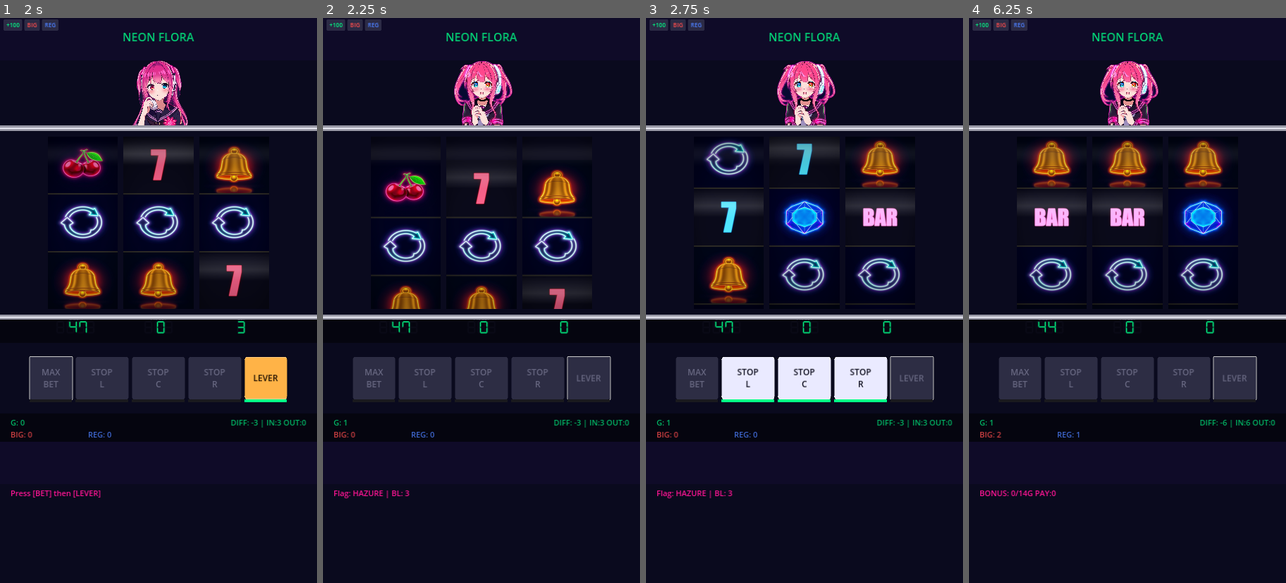
Above: before the commit, frames 1-4 (left to right).
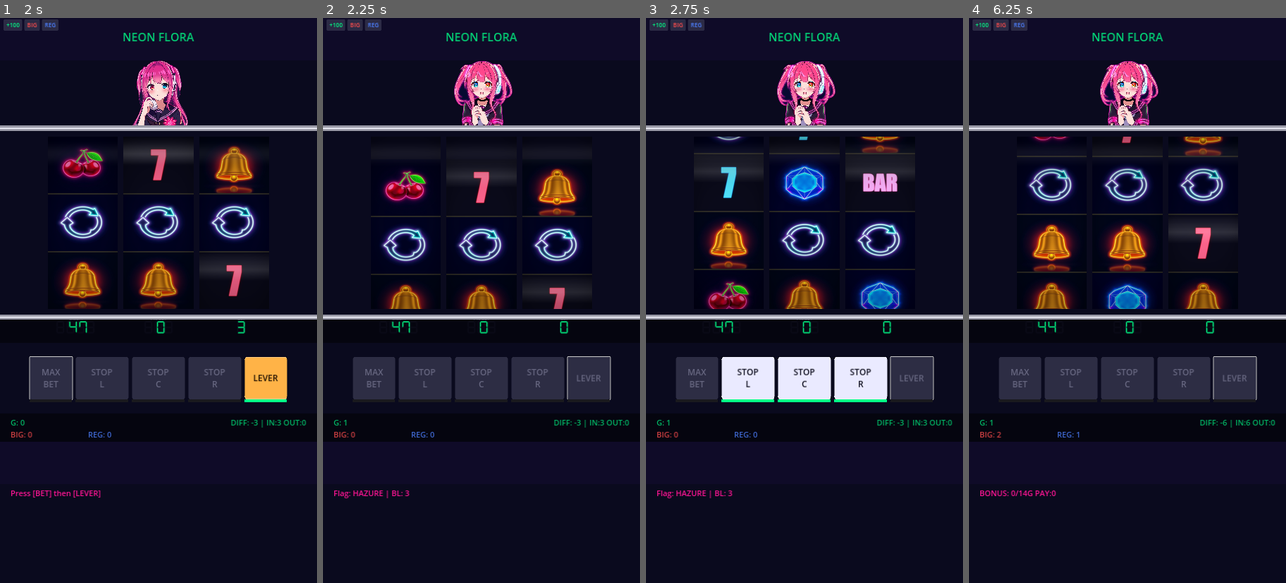
Above: after the commit, the same moments.

Repository: fechirin-cyber/neon-flora
Game: Godot game, scene res://scenes/TitleScreen.tscn
Two runs of this game, one before a commit and one after it. Both use one fixed random seed, a clock stepped at 60 frames per second and the inputs below. Sound files missing from this copy of the repository are replaced by a short silence.
Inputs:
- Up to frame 1 (2 s): click "PLAY" at 0.5 s; click "MAX BET" at 1.25 s
- Up to frame 2 (2.25 s): click "LEVER" at 2 s
- Up to frame 3 (2.75 s): no input
- Up to frame 4 (6.25 s): tap Enter at 2.75 s; hold D 2.78-3.53 s; tap B at 2.85 s; tap Space at 3.02, 3.77, 5.27, 6.02 s; tap Z at 3.6 s; hold D 4.28-5.78 s; tap X at 4.35 s; tap C at 5.1 s; tap R at 5.85 s

Frame 1 is identical in both runs. In frame 2, 2.6% of the frame differs, in the area x 15-85%, y 26-52%; in frame 3, 11%; in frame 4, 12%, in the area x 15-85%, y 21-52%.

Commit message:
fix: 複数図柄の同時揃いバグ修正 + リール速度微減(76RPM)
- reel_logic: BELL/ICE/REPLAY/CHERRYフラグ時に他の入賞役が
  同時に揃うことを防止する _would_complete_unwanted_line() 追加
- reel_strip: MAX_SPEED 4592→4360 (80RPM→76RPM)
  デジタル表示向け微調整

Co-Authored-By: Claude Opus 4.6 <noreply@anthropic.com>

Diff:
--- a/scripts/engine/reel_logic.gd
+++ b/scripts/engine/reel_logic.gd
@@ -49,28 +49,41 @@
 				reel_positions, reel_stopped)
 
 		PayTable.Flag.REPLAY:
-			# 5ライン対応: いずれかのラインでRPLを揃える（中段優先は滑り順で実現）
-			return _can_align_symbol_on_line(reel_idx, window, ReelData.RPL,
+			# 5ライン対応: RPLを揃えつつ、他の入賞役が同時に揃わないこと
+			if not _can_align_symbol_on_line(reel_idx, window, ReelData.RPL,
+					reel_positions, reel_stopped):
+				return false
+			return not _would_complete_unwanted_line(reel_idx, window, ReelData.RPL,
 				reel_positions, reel_stopped)
 
 		PayTable.Flag.CHERRY_2:
 			if reel_idx == 0:
 				return window[0] == ReelData.CHR or window[2] == ReelData.CHR
-			return true
+			# CENTER/RIGHT: 他の入賞役が揃わないこと
+			return not _would_complete_winning_line(reel_idx, window,
+				reel_positions, reel_stopped)
 
 		PayTable.Flag.CHERRY_4:
 			if reel_idx == 0:
 				return center_symbol == ReelData.CHR
-			return true
+			# CENTER/RIGHT: 他の入賞役が揃わないこと
+			return not _would_complete_winning_line(reel_idx, window,
+				reel_positions, reel_stopped)
 
 		PayTable.Flag.BELL:
-			# 5ライン対応: いずれかのラインでBELを揃える
-			return _can_align_symbol_on_line(reel_idx, window, ReelData.BEL,
+			# 5ライン対応: BELを揃えつつ、他の入賞役が同時に揃わないこと
+			if not _can_align_symbol_on_line(reel_idx, window, ReelData.BEL,
+					reel_positions, reel_stopped):
+				return false
+			return not _would_complete_unwanted_line(reel_idx, window, ReelData.BEL,
 				reel_positions, reel_stopped)
 
 		PayTable.Flag.ICE:
-			# 5ライン対応: いずれかのラインでICEを揃える
-			return _can_align_symbol_on_line(reel_idx, window, ReelData.ICE,
+			# 5ライン対応: ICEを揃えつつ、他の入賞役が同時に揃わないこと
+			if not _can_align_symbol_on_line(reel_idx, window, ReelData.ICE,
+					reel_positions, reel_stopped):
+				return false
+			return not _would_complete_unwanted_line(reel_idx, window, ReelData.ICE,
 				reel_positions, reel_stopped)
 
 		PayTable.Flag.BIG_RED, PayTable.Flag.BIG_BLUE, PayTable.Flag.REG:
@@ -127,6 +140,47 @@
 				break
 		if line_possible:
 			return true
+	return false
+
+## 5ライン上で意図しない入賞役（allowed_symbol以外）が成立しないかチェック
+## 実機準拠: BELLフラグ時にBELは揃ってOKだが、ICEやRPLが同時に揃うのはNG
+static func _would_complete_unwanted_line(reel_idx: int, window: Array,
+		allowed_symbol: int, reel_positions: Array[int],
+		reel_stopped: Array[bool]) -> bool:
+	var other_stopped := 0
+	for i in range(3):
+		if i != reel_idx and reel_stopped[i]:
+			other_stopped += 1
+	if other_stopped < 2:
+		return false
+
+	var windows: Array = []
+	for i in range(3):
+		if i == reel_idx:
+			windows.append(window)
+		else:
+			windows.append(ReelData.get_window(i, reel_positions[i]))
+
+	var lw: Array = windows[0]
+	var cw: Array = windows[1]
+	var rw: Array = windows[2]
+
+	var lines := [
+		[lw[0], cw[0], rw[0]],
+		[lw[1], cw[1], rw[1]],
+		[lw[2], cw[2], rw[2]],
+		[lw[0], cw[1], rw[2]],
+		[lw[2], cw[1], rw[0]],
+	]
+
+	for line in lines:
+		if line[0] == line[1] and line[1] == line[2]:
+			if line[0] == allowed_symbol:
+				continue  # 意図した入賞 → OK
+			match line[0]:
+				ReelData.RPL, ReelData.BEL, ReelData.ICE,\
+				ReelData.S7R, ReelData.S7B, ReelData.BAR:
+					return true
 	return false
 
 ## 5ライン全てで入賞図柄の3揃いが発生しないかチェック
--- a/scripts/ui/reel_strip.gd
+++ b/scripts/ui/reel_strip.gd
@@ -5,11 +5,11 @@
 
 enum ReelState { IDLE, ACCELERATING, FULL_SPEED, BOUNCING }
 
-# === 物理パラメータ（実機準拠 — 法規制/特許文献ベース） ===
-# 回転速度: 80 RPM (法規制上限: 別表第5「1分間に80回転を超えるものでないこと」)
-# 1周: 21コマ × 164px = 3444px → 80RPM = 1.333回転/秒 → 3444 × 1.333 = 4592 px/sec
-# 1コマ通過: 164px / 4592px/s = 35.7ms
-const MAX_SPEED := 4592.0       # px/sec (80RPM実機準拠)
+# === 物理パラメータ ===
+# 実機法規制上限: 80 RPM。デジタル表示は物理ドラムより速く見えるため微減調整
+# 76 RPM: 76/60 × 21コマ × 164px ≒ 4360 px/sec
+# 1コマ通過: 164px / 4360px/s = 37.6ms
+const MAX_SPEED := 4360.0       # px/sec (~76RPM。調整時はここを変更)
 const ACCEL_TIME := 0.4         # 加速時間 (特許JP2002159626A: 約0.4秒でフル回転到達)
 
 # バウンス（ステッピングモーター停止時の微振動再現）
